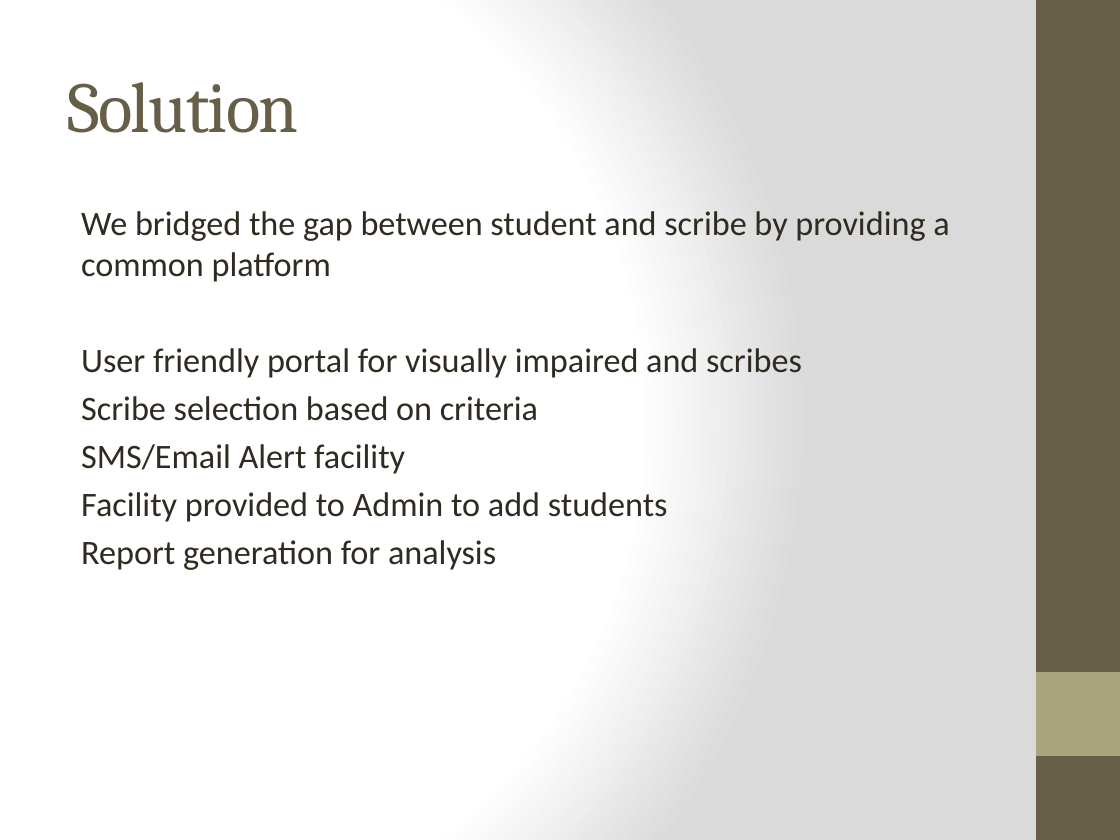
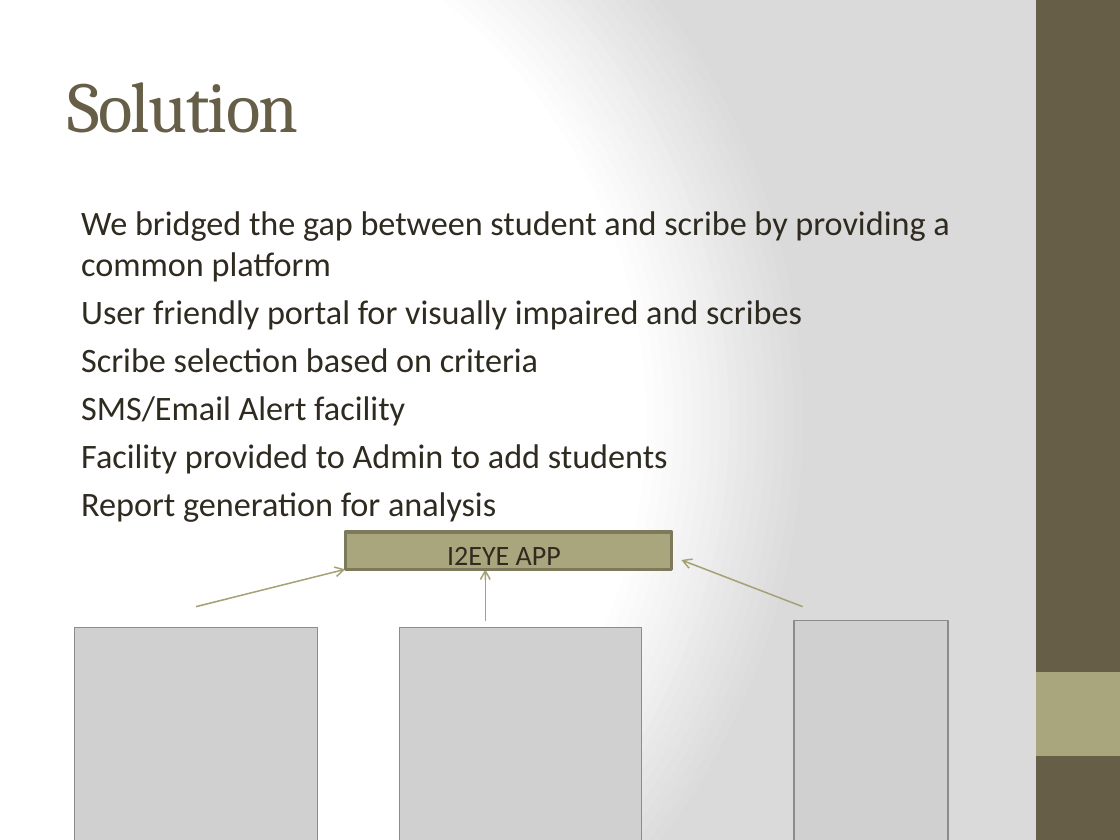
Before and after one commit to Hyderabad2017/team-1, a slide deck: slide 4 of cfg.pptx. Drawn at 1120x840 pixels with LibreOffice and Linux fonts; fonts in the diff are those of the drawing; grey boxes stand for pictures. Boxes give left, top, right and bottom in pixels: in the first picture for what was removed or moved away, otherwise in the second. Text is boxed around its words. In the diff, an @@ line names an element or a change of style, - is before the commit and + after.

Commit message:
ppt updated

```diff
--- a/cfg.pptx
+++ b/cfg.pptx
@@ text "We bridged the gap between ..." rewrapped from (81,211,949,570) to (81,211,949,522) @@
@@ rectangle added at (345,532,672,569), fill #A9A57C, outline #7D7A5C 2 pt @@
@@ arrow added from (196, 607) to (345, 569), #A6A278 1 pt @@
@@ text added at (447,547,561,572), 18 pt, text #2F2B20 @@
+I2EYE APP
@@ arrow added from (485, 620) to (485, 569), #A6A278 1 pt @@
@@ arrow added from (803, 607) to (681, 560), #A6A278 1 pt @@
@@ picture added at (75,627,318,840) @@
@@ picture added at (400,627,643,840) @@
@@ picture added at (794,620,949,840) @@
```
Also in this commit, not shown: 1 other slide changed.
